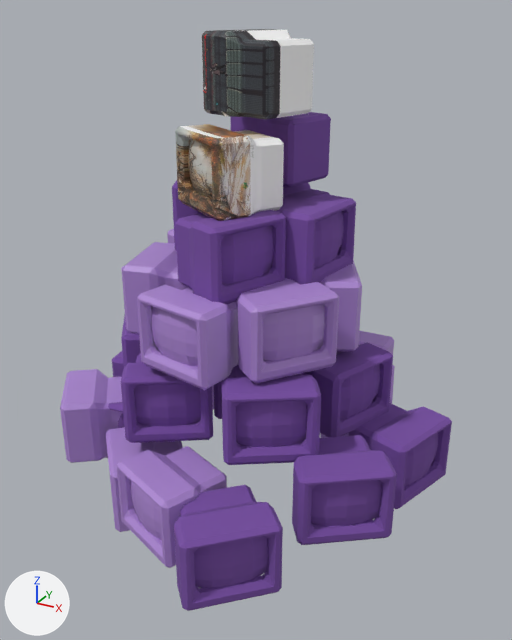
The glTF model res/models/tvs/tvs.glb: old version first, new version second.
Camera for both pictures: a 50 mm camera at (2.79, -5.03, 3.92) aimed at (0.05, -0.06, 1.43). Lighting does not change. The marker at lower left points along +X, +Y and +Z. Where no turn or scale is listed for an object, it has been applied to the vertices.

The older version as bpy lines, for what is in view:
```python
me_cube_004 = bpy.data.meshes.new('Cube.004')
me_cube_004.from_pydata(...)  # 222 vertices, 404 faces; spans x -0.492..0.396, y -0.422..0.463, z -0.336..0.297
me_cube_004.materials.append(mat_walls_001)  # purple #ac87d2
me_cube_060 = bpy.data.meshes.new('Cube.060')
me_cube_060.from_pydata(...)  # 222 vertices, 404 faces; spans x -0.425..0.45, y -0.384..0.494, z -0.336..0.297
me_cube_060.materials.append(mat_material_002)  # picture img_autumn
me_cube_066 = bpy.data.meshes.new('Cube.066')
me_cube_066.from_pydata(...)  # 222 vertices, 404 faces; spans x -0.326..0.478, y -0.387..0.415, z -0.336..0.297
me_cube_066.materials.append(mat_material_001)  # picture img_3213213213
ob_tv_001 = bpy.data.objects.new('Tv.001', me_cube_004)
ob_tv_001.location = (0.52, -0.47, 1.64)
ob_tv_026 = bpy.data.objects.new('Tv.026', me_cube_060)
ob_tv_026.location = (-0.2, -0.17, 2.75)
ob_tv_033 = bpy.data.objects.new('Tv.033', me_cube_066)
ob_tv_033.location = (-0.2, 0.36, 3.46)
# also in view: 'Tv.002' at (-0.07, -0.34, 2.11); 'Tv.028' at (0.55, -1.46, 0.24); 'Tv.031' at (-0.11, -1.21, 0.25); 'Tv.019' at (1.31, 0.22, 0.32); 'Tv.021' at (1.14, -0.66, 0.45)
```
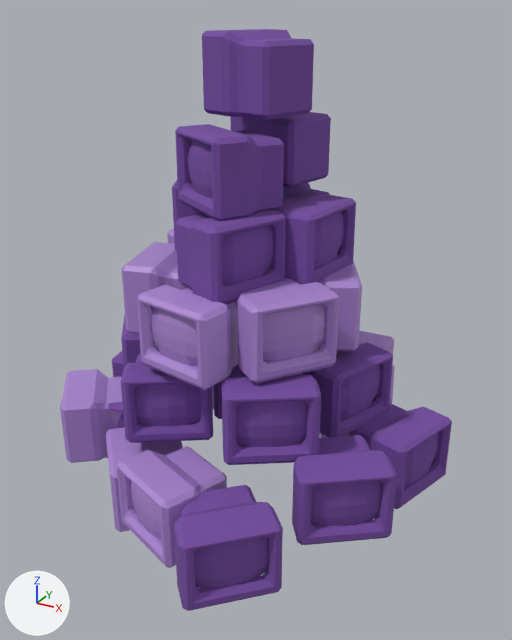
The edits, one by one:
me_cube_060 has 222 vertices, 404 faces and spans x -0.425..0.45, y -0.384..0.494, z -0.336..0.297.
me_cube_060 no longer uses material mat_material_002 (picture img_autumn).
me_cube_060 now uses material mat_blue_001 (purple #774ea2).
me_cube_066 has 222 vertices, 404 faces and spans x -0.326..0.478, y -0.387..0.415, z -0.336..0.297.
me_cube_066 no longer uses material mat_material_001 (picture img_3213213213).
me_cube_066 now uses material mat_blue_001 (purple #774ea2).

Boxes [x1, y1, x2, y2] around the edits, measured in the pictures (512 x 640 px):
'Tv.033', recoloured (grey to purple)
    both: [202, 29, 314, 119]
'Tv.026', recoloured
    both: [175, 124, 284, 221]
